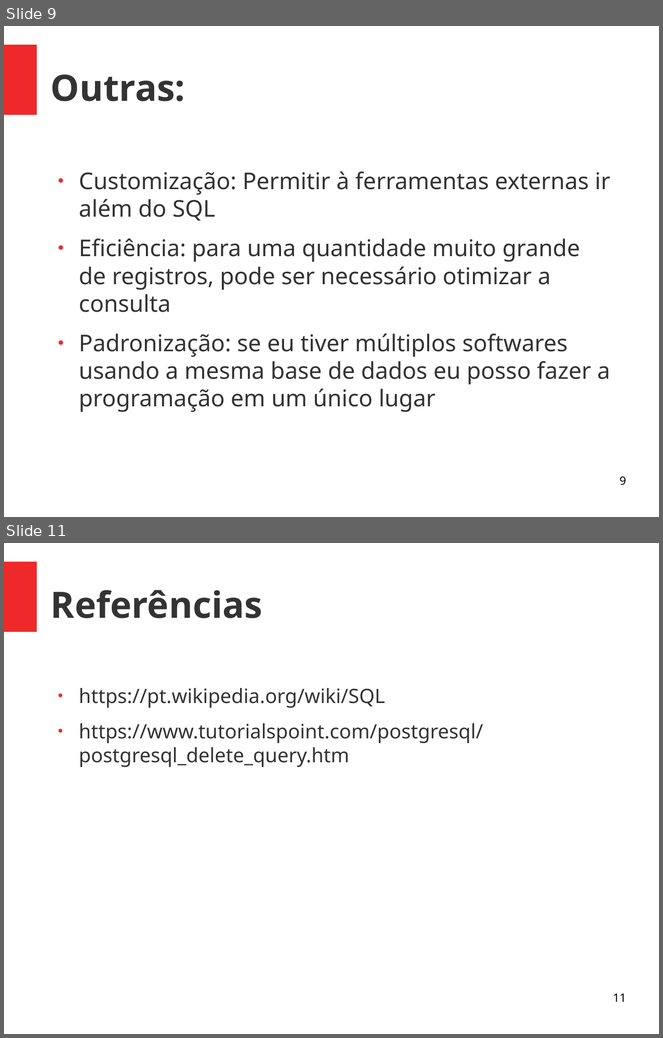
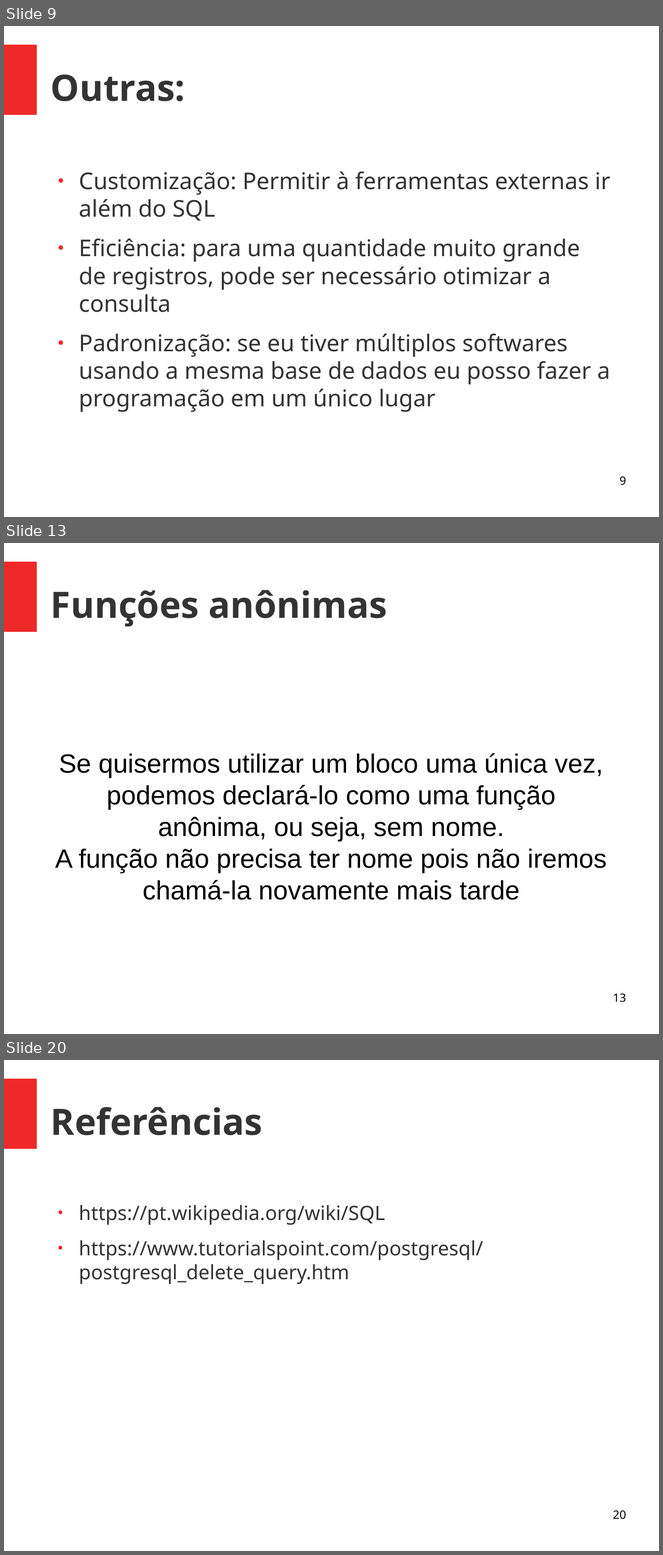
Before and after one commit to viniciusalveshax/aulas, a slide deck: banco-de-dados-2/04-pl_sql/bd2-04-plpgsql.odp. Shown one above the other, each under a label of ours: slides 9 and 11 before the commit, slides 9, 13 and 20 after it; the slides between them are not shown. The pictures are 663x1038 and 663x1555 pixels, drawn with LibreOffice and Linux fonts; fonts in the diff are those of the drawing. Boxes give left, top, right and bottom in pixels: in the first picture for what was removed or moved away, otherwise in the second. Text is boxed around its words. In the diff, an @@ line names an element or a change of style, - is before the commit and + after.

```diff
--- a/banco-de-dados-2/04-pl_sql/bd2-04-plpgsql.odp
+++ b/banco-de-dados-2/04-pl_sql/bd2-04-plpgsql.odp
@@ slide 13 added at box(4, 543, 659, 1034), background #FFFFFF; not listed: 1 template element that a slide beside it also shows @@
@@ title added at box(51, 590, 387, 627), 44 pt, text #333333, bold @@
+Funções anônimas
@@ subtitle added at box(55, 753, 607, 900), 32 pt, text #000000 @@
+Se quisermos utilizar um bloco uma única vez, podemos declará-lo como uma função anônima, ou seja, sem nome.
+A função não precisa ter nome pois não iremos chamá-la novamente mais tarde
@@ page number added at box(613, 994, 626, 1003), 14 pt, text #000000 @@
+13
@@ what was slide 11 is now slide 20 @@
@@ page number at box(613, 1511, 626, 1520): text changed @@
-11
+20
```
Also in this commit, not shown: 1 slide changed, 8 other slides added.
